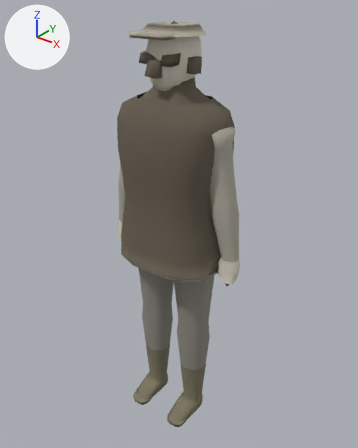
Before and after pictures for a commit that changed the glTF model public/models/civilian_m.glb.
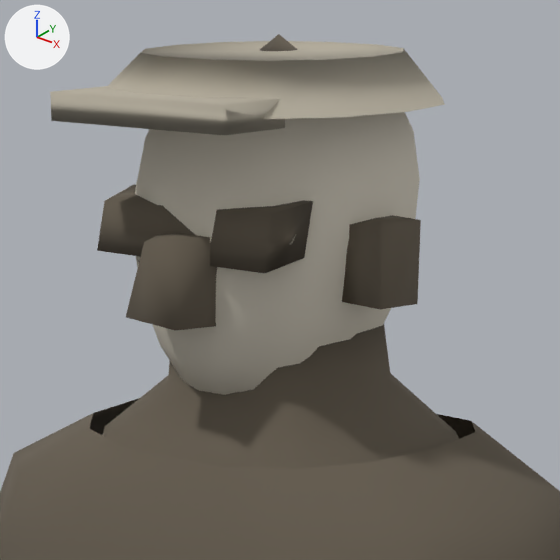
Each version appears first whole from a 50 mm camera at (1.171, -1.433, 1.842) aimed at (-0.004, 0.036, 0.931), and next in a close-up on the part from 33% to 64% of the width and 3% to 28% of the height. Arrows for +X, +Y and +Z are at upper left; the lights stay in place. The older version's two pictures come first. Vertices at exactly the same position are counted once.

The first close-up shows 'Body', 'att_CapCloth_26'.
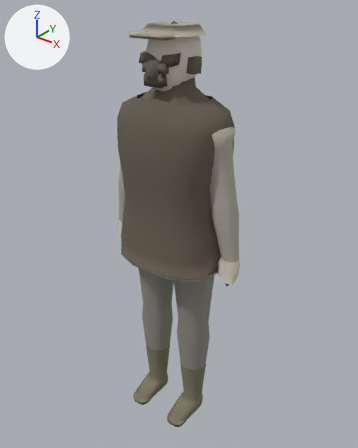
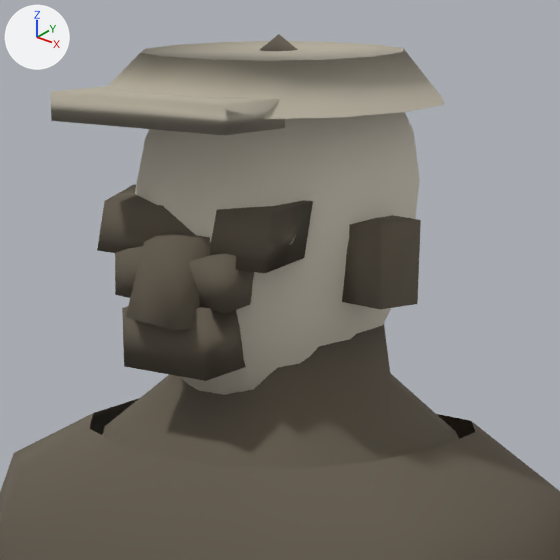
The change, as a diff of the scene's bpy script:
```diff
--- a/public/models/civilian_m.glb.py
+++ b/public/models/civilian_m.glb.py
@@ mat_hair @@
+mat_hair = principled_material('Hair')
+mat_hair.base_color = (0.208, 0.188, 0.122)  # yellow #7e7862
+mat_hair.roughness = 1.0
@@ mat_trim @@
+mat_trim = principled_material('Trim')
+mat_trim.base_color = (0.208, 0.188, 0.122)  # yellow #7e7862
+mat_trim.roughness = 1.0
@@ me_mesh_0 @@
 # used by ob_body; location = (0.0, 0.0, 0.0)
-me_mesh_0.from_pydata(...)  # 2182 vertices, 4184 faces; spans x -0.32..0.32, y -0.18..0.18, z 0.01..1.73
+me_mesh_0.from_pydata(...)  # 2230 vertices, 4256 faces; spans x -0.32..0.32, y -0.18..0.18, z 0.01..1.73
+# me_mesh_0 part 1: the loose piece of 8 vertices spanning x -0.03..0.03, y -0.13..-0.08, z 1.54..1.61 is copied, and the copy is scaled about its middle by (0.674, 0.65, 0.573), then moved by (-0.03, 0.01, 0.0); it spans x -0.05..-0.01, y -0.12..-0.08, z 1.56..1.6
+# me_mesh_0 part 2: the loose piece of 8 vertices spanning x -0.03..0.03, y -0.13..-0.08, z 1.54..1.61 is copied, and the copy is scaled about its middle by (0.674, 0.65, 0.573), then moved by (0.03, 0.01, 0.0); it spans x 0.01..0.05, y -0.12..-0.08, z 1.56..1.6
+# me_mesh_0 part 3: the loose piece of 8 vertices spanning x 0.07..0.11, y -0.03..0.02, z 1.56..1.62 is copied, and the copy is scaled about its middle by (1.8, 1.05, 0.78), then moved by (-0.09, -0.09, -0.05); it spans x -0.04..0.04, y -0.12..-0.07, z 1.52..1.56
+# other edits to the shape of me_mesh_0 do not show in these pictures
 me_mesh_0.materials.append(mat_body)
@@ me_mesh_0 @@
 me_mesh_0.materials.append(mat_outline)
+me_mesh_0.materials.append(mat_trim)  # yellow #7e7862
+me_mesh_0.materials.append(mat_hair)  # yellow #7e7862
```

What differs and where, as boxes (x1, y1, x2, y2) in the close-ups (560 x 560 px):
part 1 of me_mesh_0, added (brown): after (115, 246, 143, 298)
part 2 of me_mesh_0, added (brown): after (189, 253, 254, 313)
part 3 of me_mesh_0, added: after (122, 306, 246, 381)
